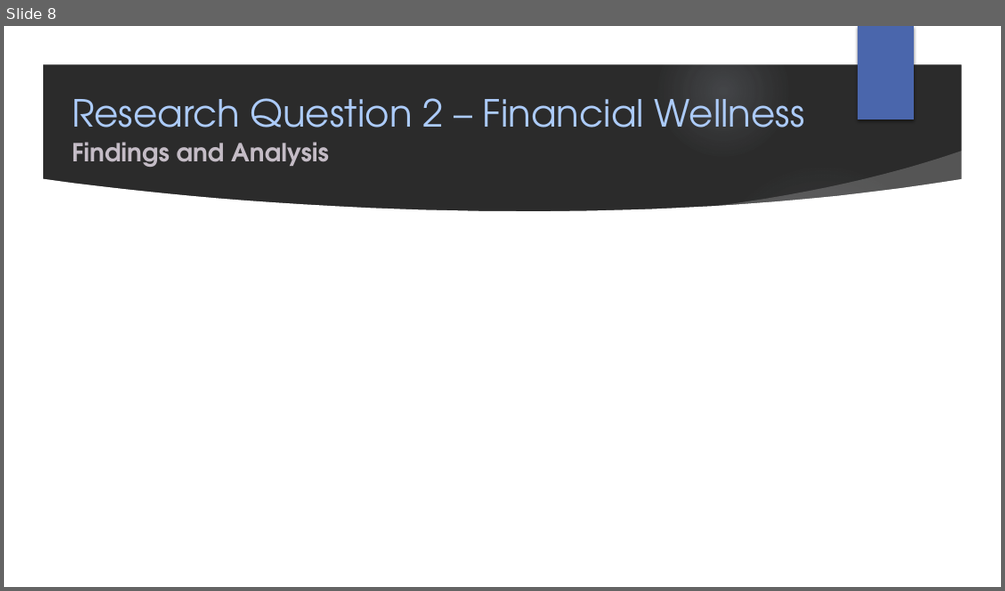
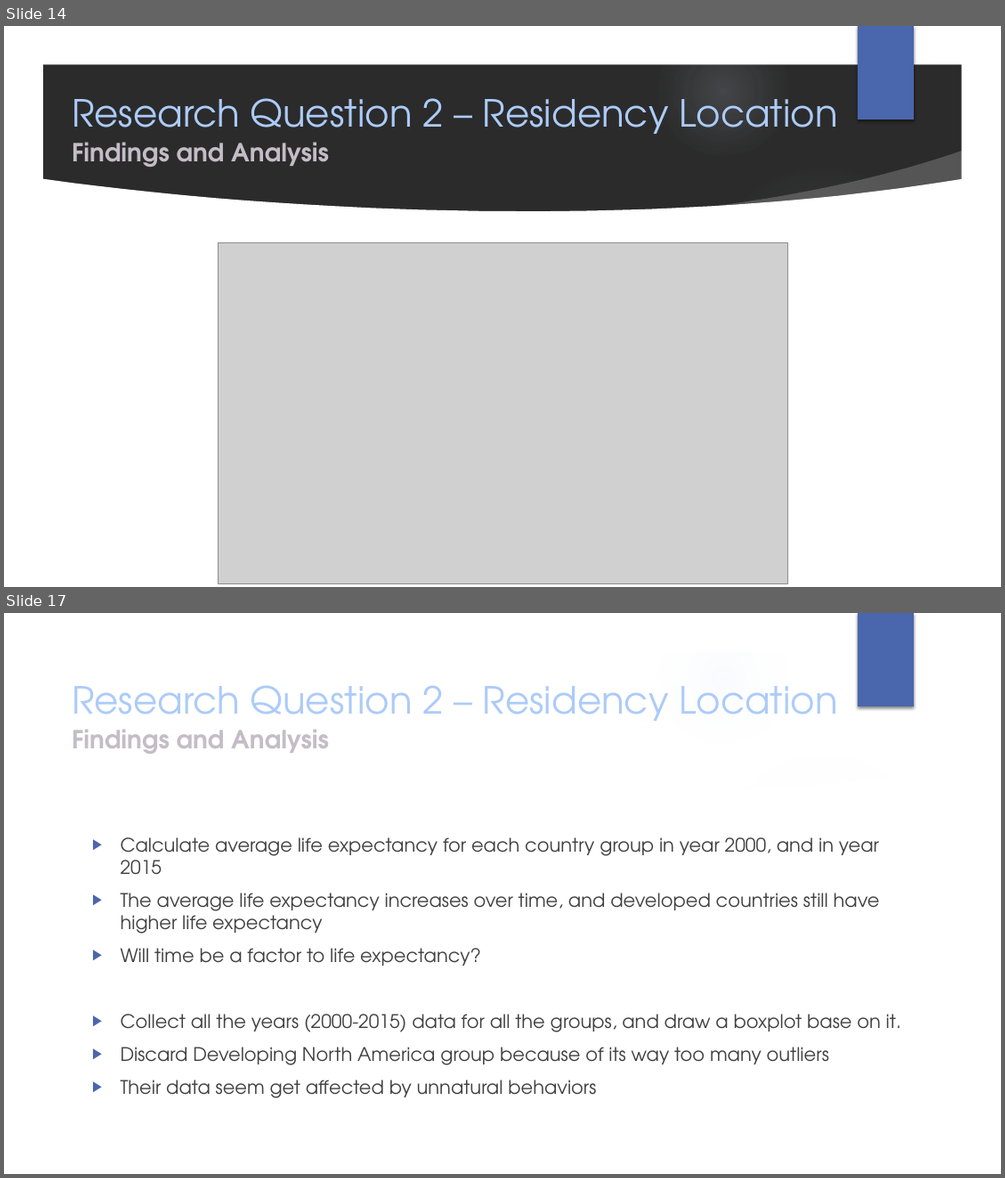
Before and after one commit to rachj14/project-one, a slide deck: Group-1-presentation.pptx. Shown one above the other, each under a label of ours: slide 8 before the commit, slides 14 and 17 after it; the slides between them are not shown. The pictures are 1005x591 and 1005x1178 pixels, drawn with LibreOffice and Linux fonts; fonts in the diff are those of the drawing; grey boxes stand for pictures; background and template pictures are left out; a plain dark background stands for a picture behind light text. Boxes give left, top, right and bottom in pixels: in the first picture for what was removed or moved away, otherwise in the second. Text is boxed around its words. In the diff, an @@ line names an element or a change of style, - is before the commit and + after.

```diff
--- a/Group-1-presentation.pptx
+++ b/Group-1-presentation.pptx
@@ slide 17 added at [4,613,1001,1174], background picture (left out); not listed: 9 template elements that a slide beside it also shows @@
@@ title added at [72,685,837,731], 36 pt, text #ACCBF9 @@
+Research Question 2 – Residency Location
@@ text added at [72,730,329,754], 24 pt, text #C4BCC6, bold @@
+Findings and Analysis
@@ text added at [121,837,901,1098], 18 pt, text #404040 @@
+▶ Calculate average life expectancy for each country group in year 2000, and in year 2015
+▶ The average life expectancy increases over time, and developed countries still have higher life expectancy
+▶ Will time be a factor to life expectancy?
+▶ Collect all the years (2000-2015) data for all the groups, and draw a boxplot base on it.
+▶ Discard Developing North America group because of its way too many outliers
+▶ Their data seem get affected by unnatural behaviors
@@ what was slide 8 is now slide 14 @@
@@ slide 14 changed as well @@
@@ title at [72,98,837,144]: text changed @@
-Research Question 2 – Financial Wellness
+Research Question 2 – Residency Location
@@ picture added at [218,243,788,584] @@
```
Also in this commit, not shown: 13 other slides changed, 20 other slides added, 1 other file.
